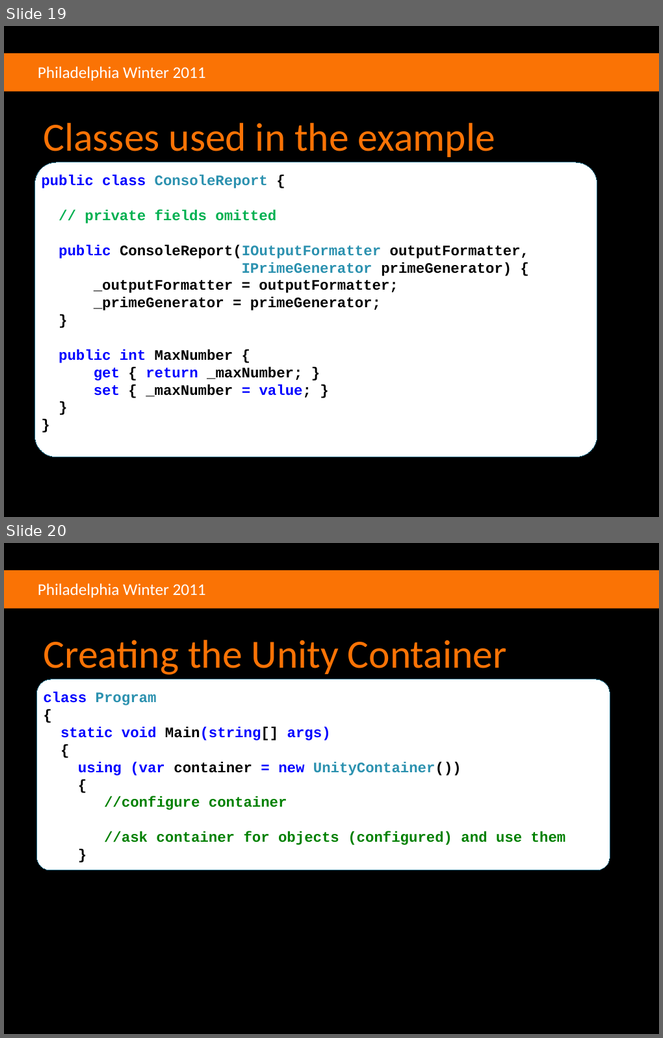
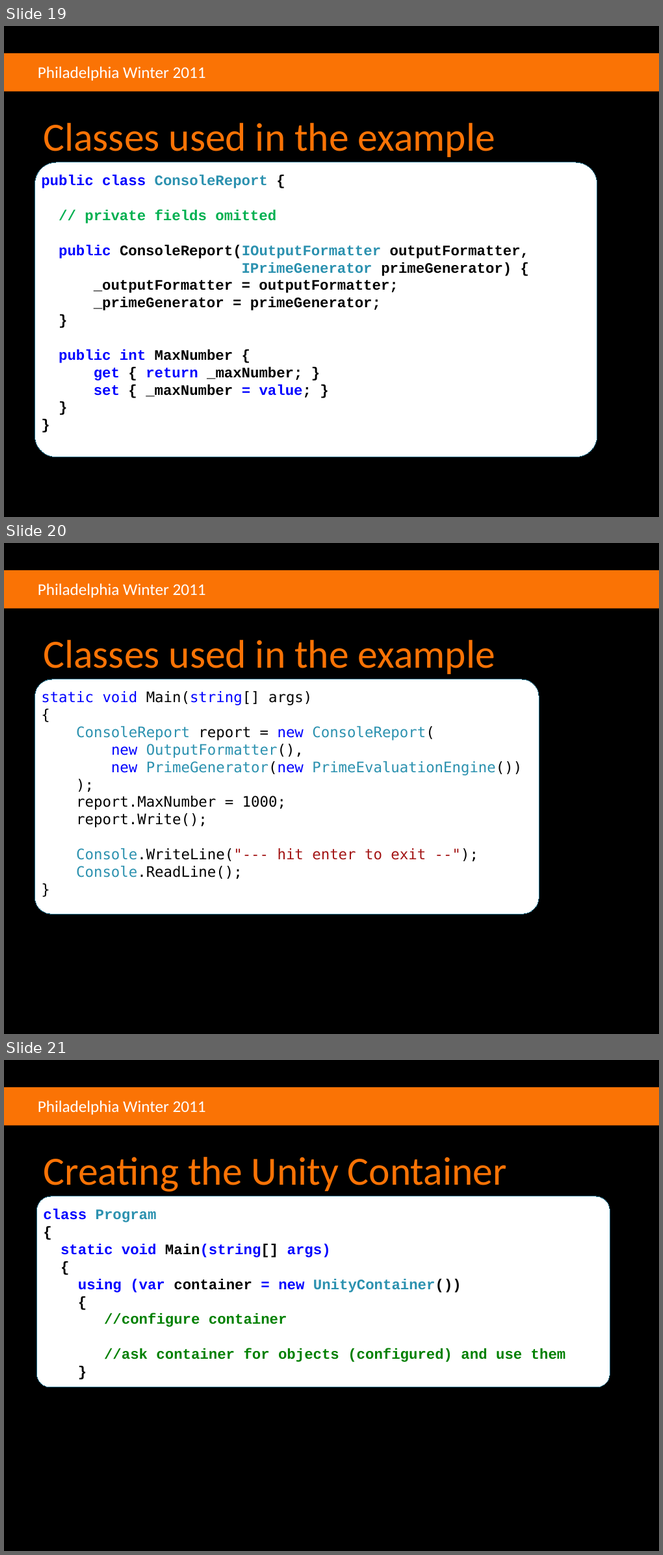
Before and after one commit to agilefire/November2010, a slide deck: Agile Firestarter Winter 2011 Dependency Injection.pptx. Shown one above the other, each under a label of ours: slides 19 and 20 before the commit, slides 19, 20 and 21 after it. The pictures are 663x1038 and 663x1555 pixels, drawn with LibreOffice and Linux fonts; fonts in the diff are those of the drawing; background and template pictures are left out. Boxes give left, top, right and bottom in pixels: in the first picture for what was removed or moved away, otherwise in the second. Text is boxed around its words. In the diff, an @@ line names an element or a change of style, - is before the commit and + after.

```diff
--- a/Agile Firestarter Winter 2011 Dependency Injection.pptx
+++ b/Agile Firestarter Winter 2011 Dependency Injection.pptx
@@ slide 20 added at <box>4,543,659,1034</box>, background #000000; not listed: 2 template elements that a slide beside it also shows @@
@@ title added at <box>43,640,495,674</box>, 44 pt, text #FA7305 @@
+Classes used in the example
@@ rounded rectangle added at <box>35,679,540,914</box>, fill #FFFFFF, outline #27728D 0.75 pt @@
@@ text added at <box>41,691,522,879</box>, 16 pt, text #000000 @@
+static void Main(string[] args)
+{
+ConsoleReport report = new ConsoleReport(
+new OutputFormatter(),
+new PrimeGenerator(new PrimeEvaluationEngine())
+);
+report.MaxNumber = 1000;
+report.Write();
+Console.WriteLine("--- hit enter to exit --");
+Console.ReadLine();
+}
@@ what was slide 20 is now slide 21 @@
```
Also in this commit, not shown: 6 slides changed.
